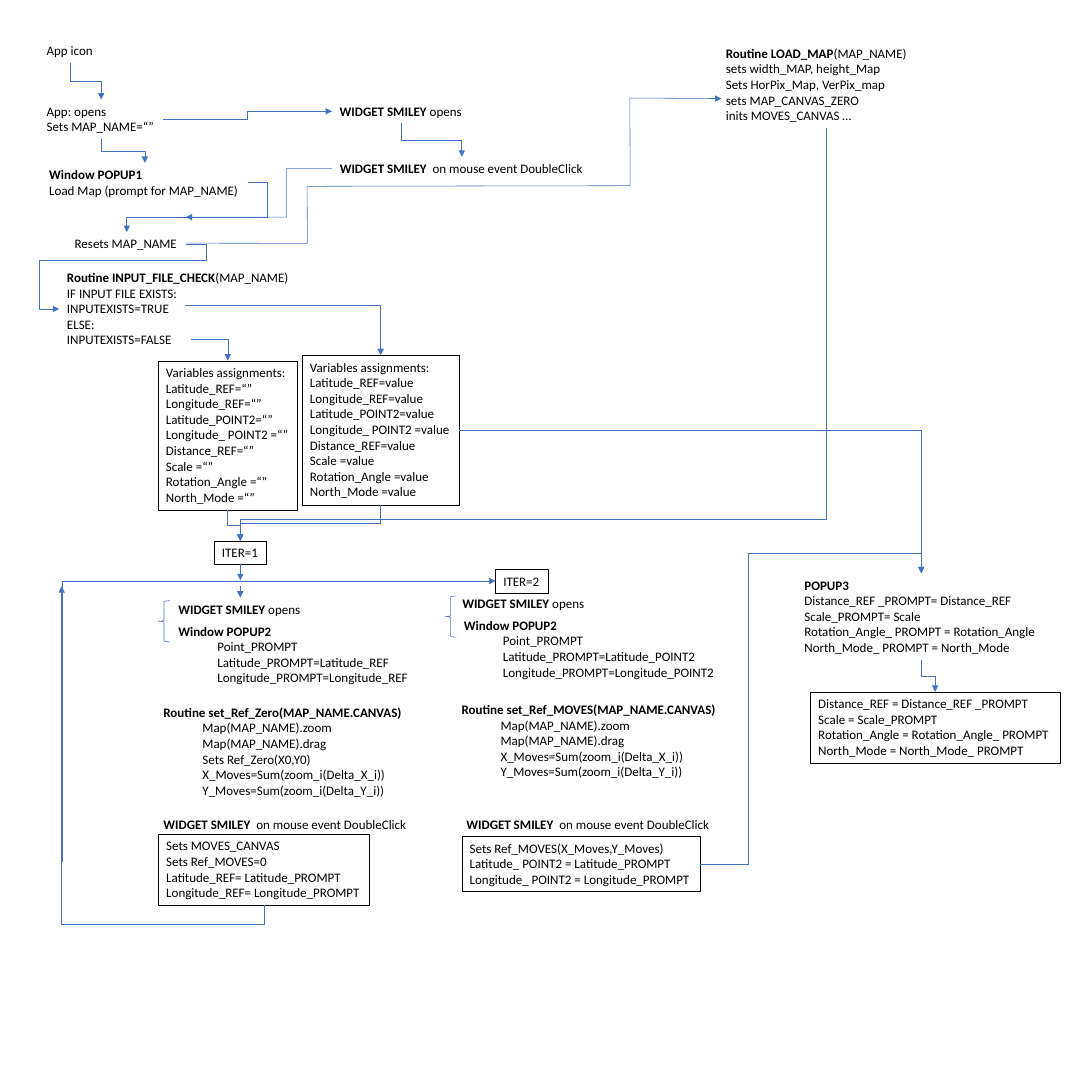
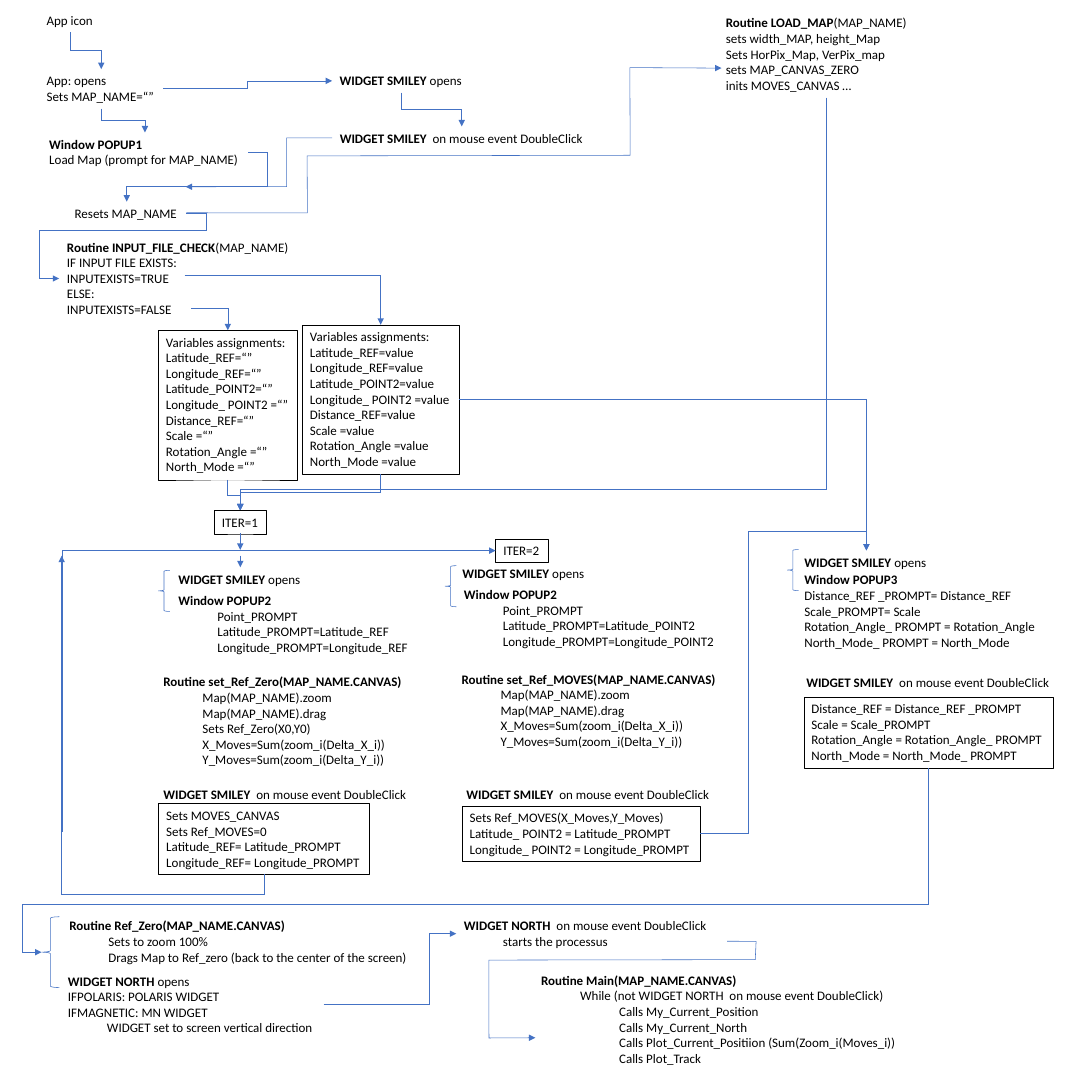
Before and after one commit to Frederic-jyrg/ouitoo, a slide deck: slide 2 of info-plotting/FlowChart.pptx. Drawn at 1092x1092 pixels with LibreOffice and Linux fonts; fonts in the diff are those of the drawing. Boxes give left, top, right and bottom in pixels: in the first picture for what was removed or moved away, otherwise in the second. Text is boxed around its words. In the diff, an @@ line names an element or a change of style, - is before the commit and + after.

```diff
--- a/info-plotting/FlowChart.pptx
+++ b/info-plotting/FlowChart.pptx
@@ elbow arrow moved from (459, 430) - (921, 573) to (459, 399) - (867, 551) @@
@@ elbow arrow moved from (700, 864) - (921, 573) to (700, 834) - (867, 551) @@
@@ 16 texts, 13 elbow arrows, 6 rectangles, 2 freeform shapes, 2 left braces, 2 arrows: place and size @@
-16 texts, 13 elbow arrows, 6 rectangles, 2 freeform shapes, 2 left braces, 2 arrows at bbox=[40, 46, 907, 924]
+16 texts, 13 elbow arrows, 6 rectangles, 2 freeform shapes, 2 left braces, 2 arrows at bbox=[40, 16, 907, 894]
@@ left brace added at bbox=[787, 550, 799, 591], outline #4472C4 0.5 pt @@
@@ text added at bbox=[804, 558, 926, 569], 12 pt, text #000000, bold @@
+WIDGET SMILEY opens
@@ text at bbox=[804, 575, 898, 584]: text changed @@
-POPUP3
+Window POPUP3
@@ text added at bbox=[806, 678, 1049, 687], 12 pt, text #000000 @@
+WIDGET SMILEY on mouse event DoubleClick
@@ elbow arrow removed from (921, 660) to (935, 692) @@
@@ rectangle "Distance_REF = Distance_REF _PROMPT": place and size @@
-rectangle "Distance_REF = Distance_REF _PROMPT" at bbox=[810, 692, 1060, 763]
+rectangle "Distance_REF = Distance_REF _PROMPT" at bbox=[803, 697, 1053, 768]
@@ elbow arrow added from (928, 768) to (41, 952), #4472C4 0.5 pt @@
@@ left brace added at bbox=[41, 916, 59, 987], outline #4472C4 0.5 pt @@
@@ text added at bbox=[69, 920, 407, 965], 12 pt, text #000000 @@
+Routine Ref_Zero(MAP_NAME.CANVAS)
+Sets to zoom 100%
+Drags Map to Ref_zero (back to the center of the screen)
@@ text added at bbox=[464, 921, 706, 948], 12 pt, text #000000 @@
+WIDGET NORTH on mouse event DoubleClick
+starts the processus
@@ elbow arrow added from (324, 1005) to (456, 934), #4472C4 0.5 pt @@
@@ freeform shape added at bbox=[489, 941, 757, 1038], outline #4472C4 0.5 pt @@
@@ text added at bbox=[68, 977, 312, 1032], 12 pt, text #000000 @@
+WIDGET NORTH opens
+IFPOLARIS: POLARIS WIDGET
+IFMAGNETIC: MN WIDGET
+WIDGET set to screen vertical direction
@@ text added at bbox=[541, 975, 895, 1065], 12 pt, text #000000 @@
+Routine Main(MAP_NAME.CANVAS)
+While (not WIDGET NORTH on mouse event DoubleClick)
+Calls My_Current_Position
+Calls My_Current_North
+Calls Plot_Current_Positiion (Sum(Zoom_i(Moves_i))
+Calls Plot_Track
```
